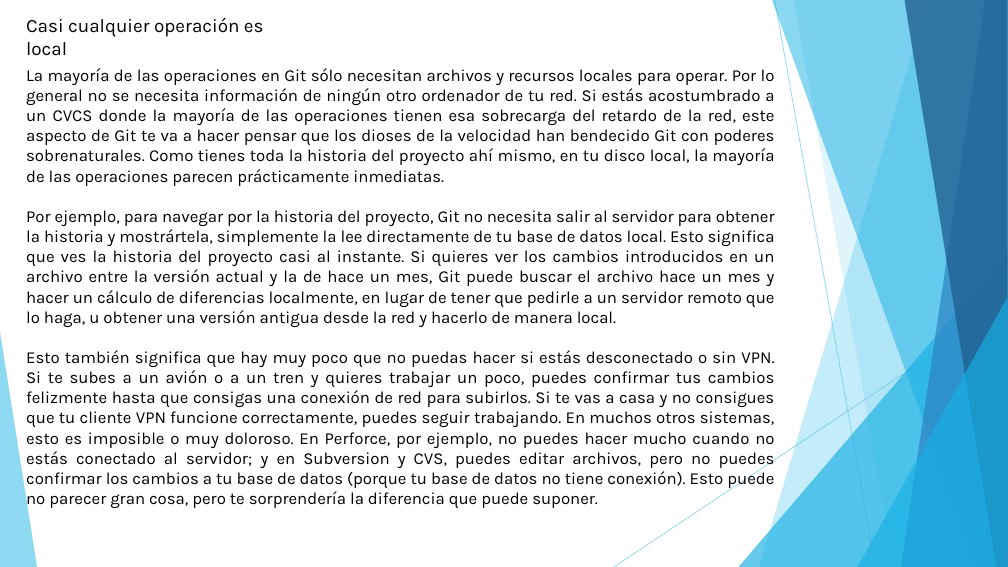
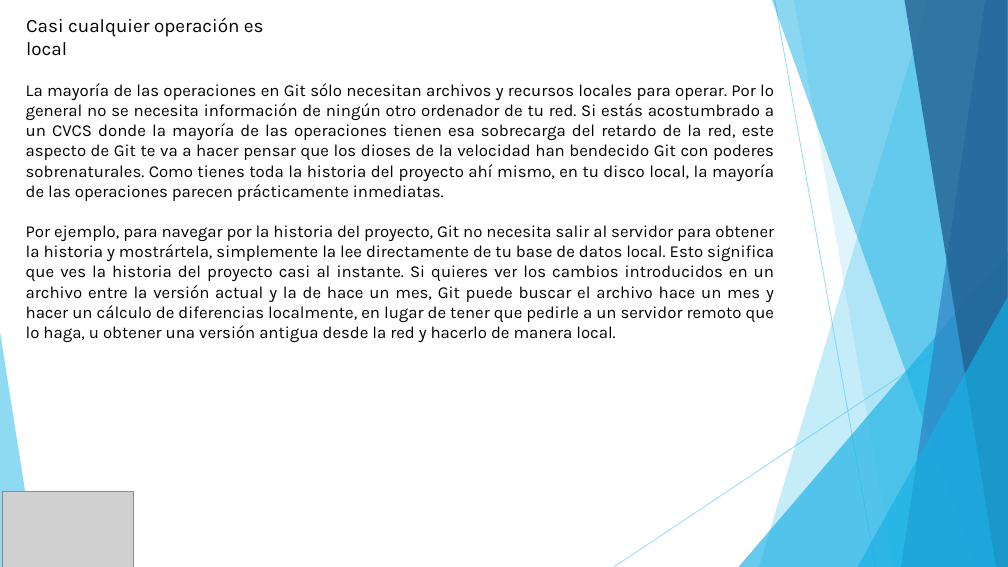
Before and after one commit to JosephDeveloper/Proyecto, a slide deck: slide 5 of Informes Y Presentaciones/Presentacion git.pptx. Drawn at 1008x567 pixels with LibreOffice and Linux fonts; fonts in the diff are those of the drawing; grey boxes stand for pictures. Boxes give left, top, right and bottom in pixels: in the first picture for what was removed or moved away, otherwise in the second. Text is boxed around its words. In the diff, an @@ line names an element or a change of style, - is before the commit and + after.

```diff
--- a/Informes Y Presentaciones/Presentacion git.pptx
+++ b/Informes Y Presentaciones/Presentacion git.pptx
@@ text "La mayoría de las operaciones ...": place and size @@
-text "La mayoría de las operaciones ..." at (26, 68, 775, 509)
+text "La mayoría de las operaciones ..." at (26, 83, 775, 342)
@@ text at (26, 350, 775, 509): paragraph removed @@
-Esto también significa que hay muy poco que no puedas hacer si estás desconectado o sin VPN. Si te subes a un avión o a un tren y quieres trabajar un poco, puedes confirmar tus cambios felizmente hasta que consigas una conexión de red para subirlos. Si te vas a casa y no consigues que tu cliente VPN funcione correctamente, puedes seguir trabajando. En muchos otros sistemas, esto es imposible o muy doloroso. En Perforce, por ejemplo, no puedes hacer mucho cuando no estás conectado al servidor; y en Subversion y CVS, puedes editar archivos, pero no puedes confirmar los cambios a tu base de datos (porque tu base de datos no tiene conexión). Esto puede no parecer gran cosa, pero te sorprendería la diferencia que puede suponer.
@@ picture added at (2, 492, 134, 567) @@
```
Also in this commit, not shown: 4 other slides changed, 2 slides added, 1 slide removed, 1 other file.
